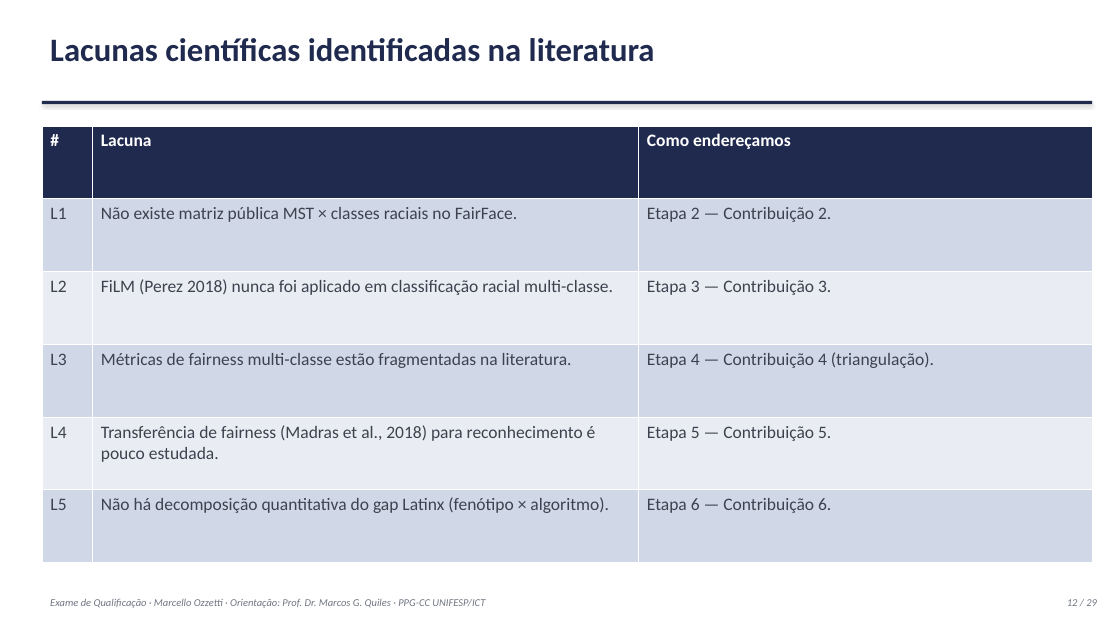
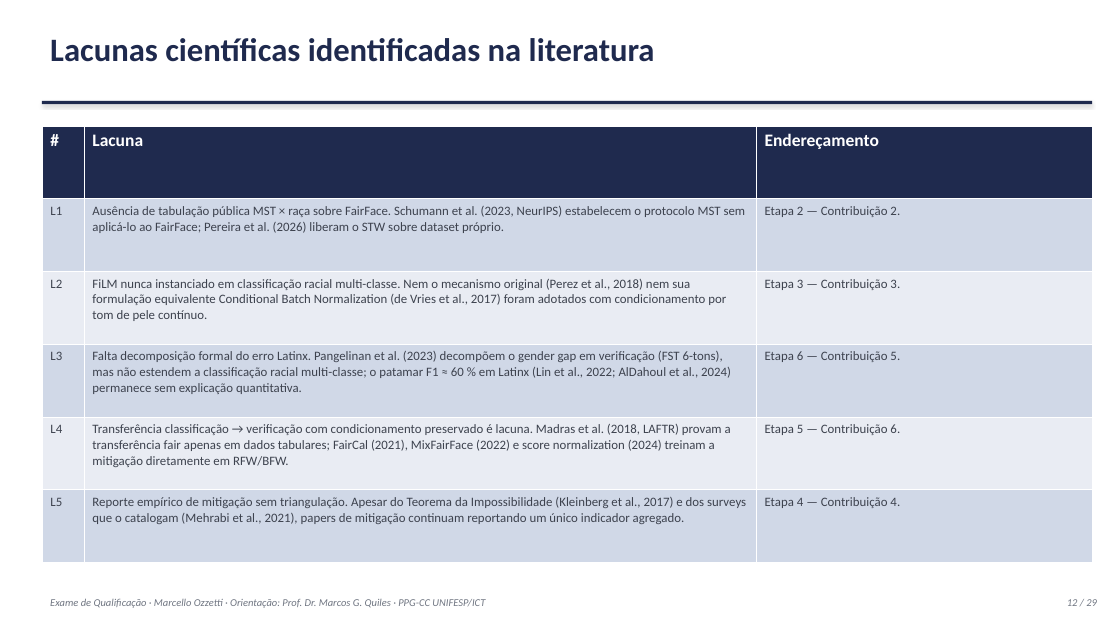
Before and after one commit to marcellozzetti/Facial-Recognition-Models-Mitigating-Bias, a slide deck: slide 12 of docs/ativo/material_qualificacao_2026-10-05.pptx. Drawn at 1120x630 pixels with LibreOffice and Linux fonts; fonts in the diff are those of the drawing. Boxes give left, top, right and bottom in pixels: in the first picture for what was removed or moved away, otherwise in the second. Text is boxed around its words. In the diff, an @@ line names an element or a change of style, - is before the commit and + after.

```diff
--- a/docs/ativo/material_qualificacao_2026-10-05.pptx
+++ b/docs/ativo/material_qualificacao_2026-10-05.pptx
@@ table at bbox=[42, 126, 1092, 563] @@
-row 1, column 3: Como endereçamos
+row 1, column 3: Endereçamento
-row 2, column 2: Não existe matriz pública MST × classes raciais no FairFace.
+row 2, column 2: Ausência de tabulação pública MST × raça sobre FairFace. Schumann et al. (2023, NeurIPS) estabelecem o protocolo MST sem aplicá-lo ao FairFace; Pereira et al. (2026) liberam o STW sobre dataset próprio.
-row 3, column 2: FiLM (Perez 2018) nunca foi aplicado em classificação racial multi-classe.
+row 3, column 2: FiLM nunca instanciado em classificação racial multi-classe. Nem o mecanismo original (Perez et al., 2018) nem sua formulação equivalente Conditional Batch Normalization (de Vries et al., 2017) foram adotados com condicionamento por tom de pele contínuo.
-row 4, column 2: Métricas de fairness multi-classe estão fragmentadas na literatura.
+row 4, column 2: Falta decomposição formal do erro Latinx. Pangelinan et al. (2023) decompõem o gender gap em verificação (FST 6-tons), mas não estendem a classificação racial multi-classe; o patamar F1 ≈ 60 % em Latinx (Lin et al., 2022; AlDahoul et al., 2024) permanece sem explicação quantitativa.
-row 4, column 3: Etapa 4 — Contribuição 4 (triangulação).
+row 4, column 3: Etapa 6 — Contribuição 5.
-row 5, column 2: Transferência de fairness (Madras et al., 2018) para reconhecimento é pouco estudada.
+row 5, column 2: Transferência classificação → verificação com condicionamento preservado é lacuna. Madras et al. (2018, LAFTR) provam a transferência fair apenas em dados tabulares; FairCal (2021), MixFairFace (2022) e score normalization (2024) treinam a mitigação diretamente em RFW/BFW.
-row 5, column 3: Etapa 5 — Contribuição 5.
+row 5, column 3: Etapa 5 — Contribuição 6.
-row 6, column 2: Não há decomposição quantitativa do gap Latinx (fenótipo × algoritmo).
+row 6, column 2: Reporte empírico de mitigação sem triangulação. Apesar do Teorema da Impossibilidade (Kleinberg et al., 2017) e dos surveys que o catalogam (Mehrabi et al., 2021), papers de mitigação continuam reportando um único indicador agregado.
-row 6, column 3: Etapa 6 — Contribuição 6.
+row 6, column 3: Etapa 4 — Contribuição 4.
@@ size 15 to 11 pt in "L1", "Etapa 2 — Contribuição 2.", "L2", "Etapa 3 — Contribuição 3." and 3 more places @@
```
Also in this commit, not shown: 2 other slides changed, 3 other files.
